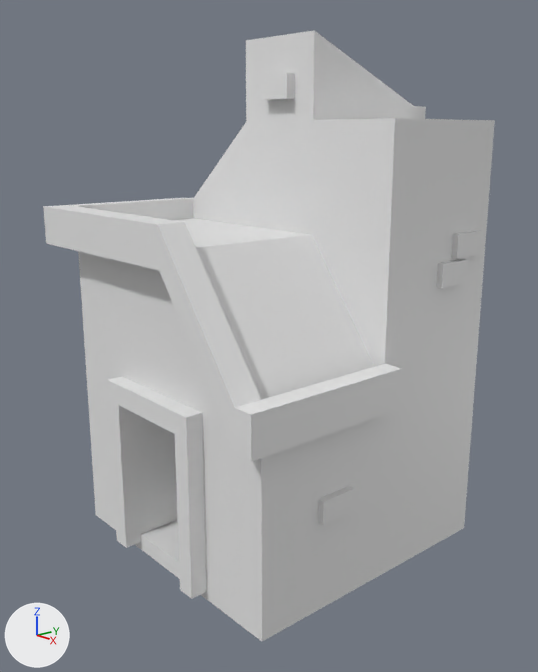
Before and after pictures for a commit that changed the Blender file Cyberspace/Assets/Models/Environment/House.blend.
One viewpoint serves both versions: a camera (50 mm lens) standing at (6.5, -5.76, 4.57) and looking at (0.05, -0.17, 2.29). Every picture has the same lights, and +X, +Y and +Z are marked at lower left. Materials are left out; every surface is plain grey.

Names of what the first picture shows: 'Brick', 'Brick.001', 'Brick.010', 'Brick.011', 'Door', 'House'.
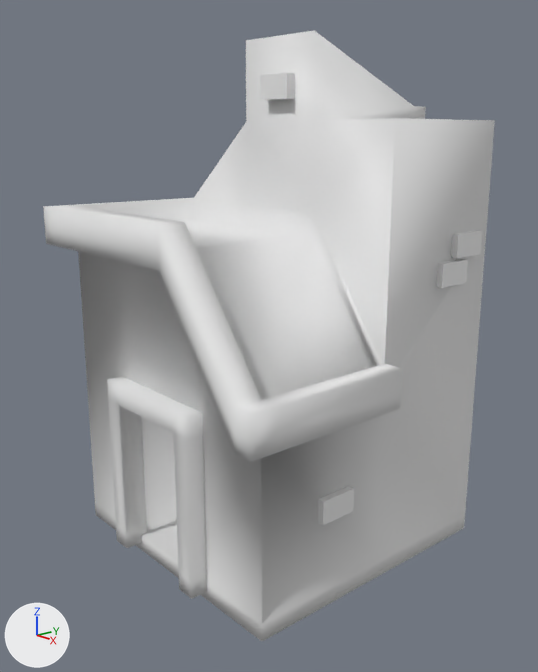
Boxes (x1, y1, x2, y2) around the edits, measured in the pictures (538 x 672 px; the box of a moved part takes in the faces that stretch with it):
```json
{"part": 1, "of": "me_cube_001", "change": "built on", "before": [109, 400, 207, 599], "after": [109, 400, 207, 599]}
{"part": 2, "of": "me_cube_001", "change": "shading changed", "before": [107, 376, 203, 440], "after": [107, 376, 203, 440]}
{"part": 3, "of": "me_cube", "change": "moved or reshaped", "before": [71, 118, 495, 373], "after": [71, 118, 495, 373]}
{"part": 4, "of": "me_cube", "change": "shading changed", "before": [43, 30, 485, 641], "after": [43, 30, 485, 641]}
```

Edits to the scene script, one JSON object a line:
```json
{"block": "me_cube_001", "where": "# used by ob_door; location = (0.0, -1.74, 1.15); rotation_euler = (0.0, 0.0, -1.571), in degrees (0, 0, -90)"}
{"op": "remove", "block": "me_cube_001", "code": "me_cube_001.from_pydata(...)  # 24 vertices, 17 faces; spans x -0.14..0.14, y -0.78..0.78, z -1.27..0.76"}
{"op": "add", "block": "me_cube_001", "code": "me_cube_001.from_pydata(...)  # 32 vertices, 23 faces; spans x -0.14..0.14, y -0.78..0.78, z -1.27..0.76"}
{"block": "me_cube_001", "change": "me_cube_001 part 1"}
{"block": "me_cube_001", "change": "6 faces are deleted"}
{"block": "me_cube_001", "change": "4 vertices in x -0.14..0.14, y 0.56, z -1.27..0.52 move by (0.0, -0.02, 0.0)"}
{"block": "me_cube_001", "change": "4 vertices in x -0.14..0.14, y -0.56, z -1.27..0.52 move by (0.0, 0.02, 0.0)"}
{"block": "me_cube_001", "change": "8 new vertices lie (0.0, 0.0, 0.19) away from vertices in x -0.14..0.14, y -0.78..0.78, z -1.27"}
{"block": "me_cube_001", "change": "12 new faces join them"}
{"block": "me_cube_001", "change": "me_cube_001 part 2: 11 kept faces spanning x -0.14..0.14, y -0.78..0.78, z -1.27..0.76 are now shaded smooth"}
{"block": "me_cube", "where": "# used by ob_house; location = (0.0, 0.0, 0.0); rotation_euler = (0.0, 0.0, -1.571), in degrees (0, 0, -90)"}
{"op": "remove", "block": "me_cube", "code": "me_cube.from_pydata(...)  # 103 vertices, 101 faces; spans x -1.91..1.99, y -1.88..1.91, z -0.23..5.63"}
{"op": "add", "block": "me_cube", "code": "me_cube.from_pydata(...)  # 106 vertices, 104 faces, 1 loose edge; spans x -1.91..1.99, y -1.88..1.91, z -0.23..5.63"}
{"block": "me_cube", "change": "me_cube part 3"}
{"block": "me_cube", "change": "4 vertices are removed from x 0.0, y -1.88..0.56, z 3.35..3.78"}
{"block": "me_cube", "change": "18 faces are deleted"}
{"block": "me_cube", "change": "2 vertices are added at (0.0, 0.56, 3.78), (0.0, -0.56, 3.78)"}
{"block": "me_cube", "change": "5 new vertices lie (0.0, 0.0, 0.17) away from vertices in x -1.68, y -1.88..1.68, z 3.35"}
{"block": "me_cube", "change": "1 loose edge is added"}
{"block": "me_cube", "change": "21 new faces join them"}
{"block": "me_cube", "change": "me_cube part 4: 83 kept faces spanning x -1.91..1.99, y -1.88..1.91, z -0.23..5.63 are now shaded smooth"}
```
